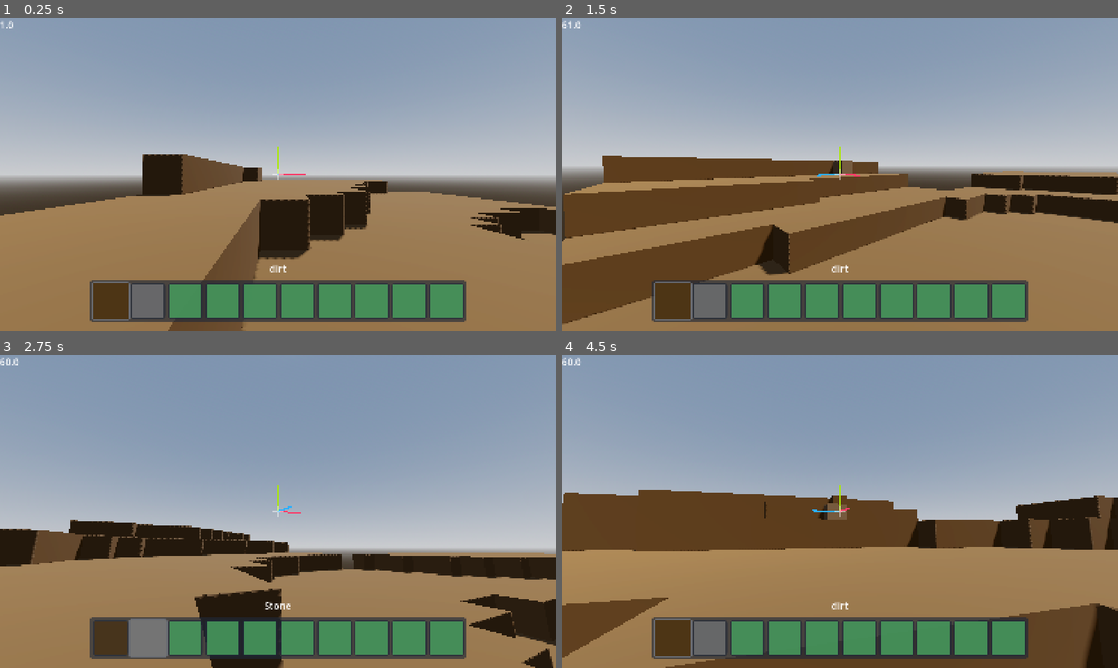
Above: before the commit, frames 1-4 (two rows, left to right).
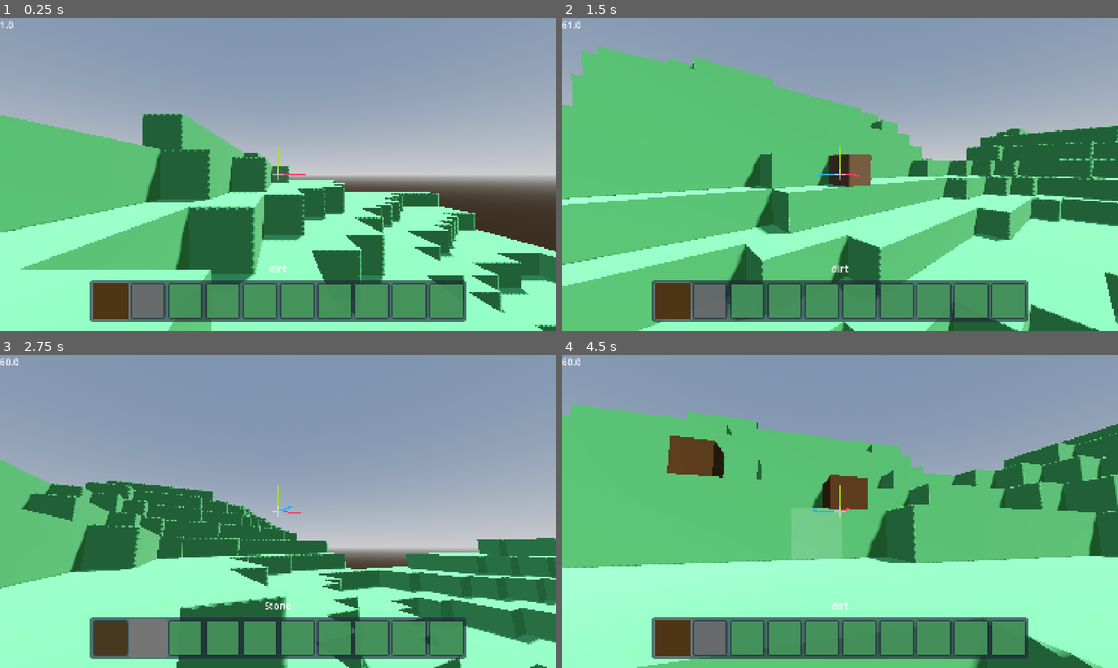
Above: after the commit, the same moments.

Repository: PixelSaver/PlacePixels
Game: Godot game, scene res://scriptsnscenes/main.tscn
The game is run twice, just before and just after one commit, with the same random seed, the same clock (stepped at 60 frames per second) and the same inputs.
Inputs (mouse positions are in pixels of both pictures, inside the frame that each line leads up to):
- Up to frame 1 (0.25 s): no input
- Up to frame 2 (1.5 s): tap Enter at 0.5 s; move the mouse to (867, 174) at 0.52 s; hold W (up) from 0.53 s (still down); click (867, 174) at 0.6 s; tap Space (jump) at 0.77 s; move the mouse to (812, 174) at 1.27 s; right-click (812, 174) at 1.35 s
- Up to frame 3 (2.75 s): keep holding W (up); tap Space (jump) at 1.52 s; move the mouse to (289, 505) at 2.02 s; tap Mouse wheel down (scroll_down) at 2.1 s
- Up to frame 4 (4.5 s): keep holding W (up); move the mouse to (834, 517) at 2.77 s; tap Mouse wheel up (scroll_up) at 2.85 s; tap Space (jump) at 3.02, 3.77 s; move the mouse to (878, 514) at 3.52 s; click (878, 514) at 3.6 s; move the mouse to (795, 508) at 4.27 s; right-click (795, 508) at 4.35 s

The runs differ from the first frame. In frame 1, 47% of the frame differs, in the area x 0-100%, y 30-100%; in frame 2, 66%; in frame 3, 41%; in frame 4, 66%, in the area x 0-100%, y 15-100%.

Commit message:
Added stone and grass to the world generation

Diff:
--- a/scriptsnscenes/worldgen/world_gen.gd
+++ b/scriptsnscenes/worldgen/world_gen.gd
@@ -102,11 +102,18 @@
 		for z in range(Chunk.CHUNK_SIZE):
 			if not chunk: continue
 			# Get noise value (-1..1), map to a height
-			var n = noise.get_noise_2d(x+chunk.global_position.x, z+chunk.global_position.z)
-			var height = int((n + 1) * 4)  # scale to 0..8 blocks
+			var n = noise.get_noise_2d(x + chunk.global_position.x, z + chunk.global_position.z)
+			var height = int((n + 1) * 10)  # scale to 0-10 blocks
 
 			for y in range(height):
-				chunk.set_block(Vector3i(x, y, z), 1)  # stone
+				var block_id = BlockIDs.STONE  # default
+
+				if y == height - 1:
+					block_id = BlockIDs.GRASS  # top block
+				elif y >= height - 4:
+					block_id = BlockIDs.DIRT  # dirt layers under grass
+
+				chunk.set_block(Vector3i(x, y, z), block_id)
 
 ## Helper: gather neighboring chunks for proper face culling
 func _get_neighbor_chunks(center_pos: Vector2i) -> Dictionary:
